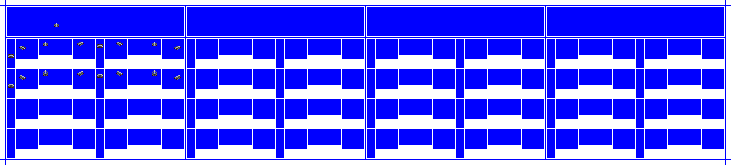
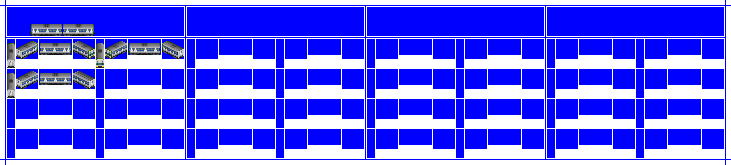
Layers edited between the first and the second 731×165 image:
showed "Lights" over (89, 50, 111, 67)
hid "Pantograph" over (8, 23, 181, 88)
showed "Liv1", painted on it over (7, 24, 184, 98)